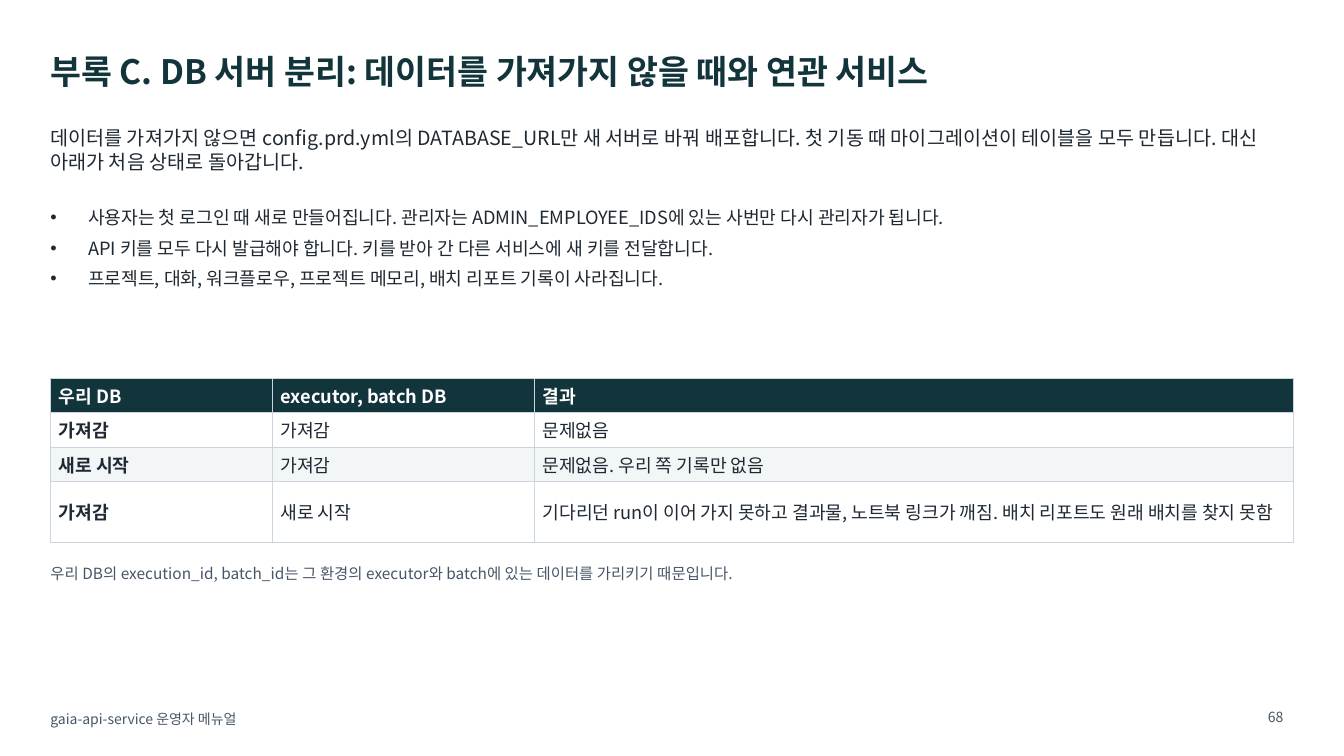
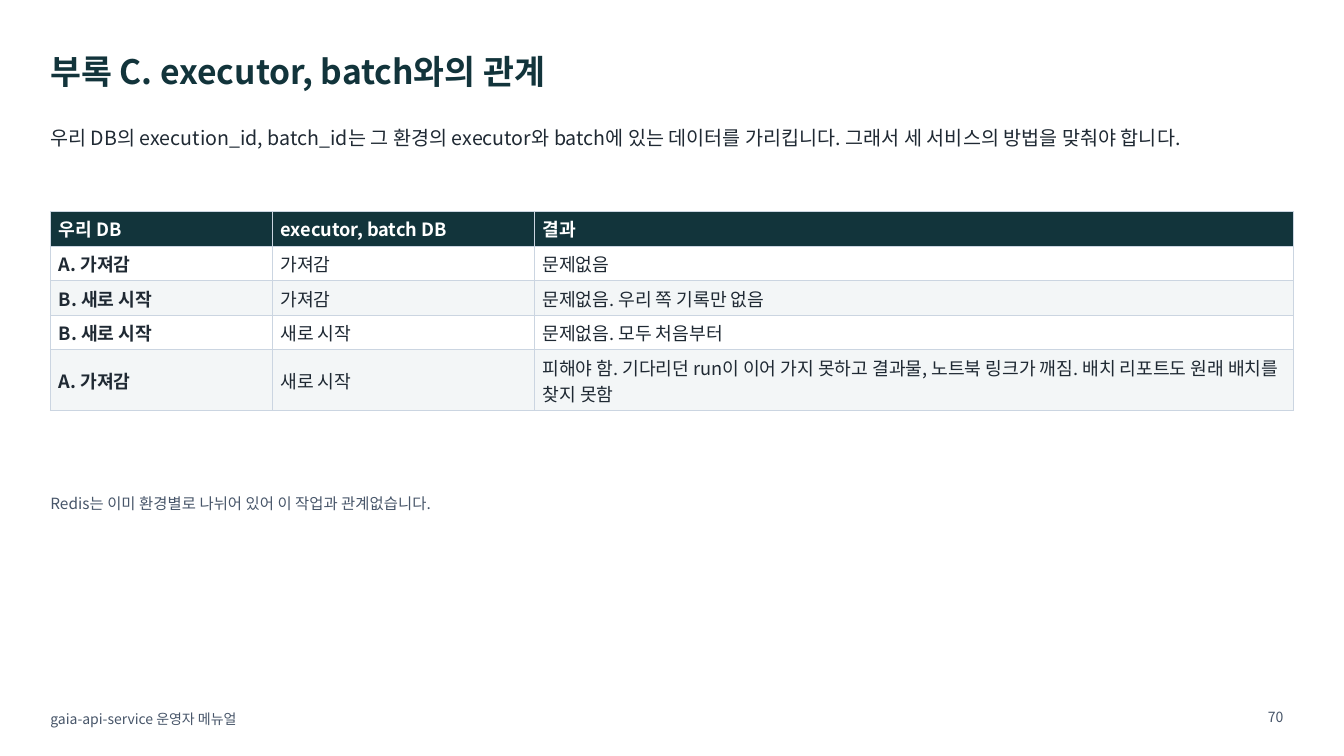
Before and after one commit to KimHwaJin/pr-agentic-service, a slide deck: slide 70 of docs/deliverables/08-operator-manual.pptx (slide 68 before the commit). Drawn at 1344x756 pixels with LibreOffice and Linux fonts; fonts in the diff are those of the drawing. Boxes give left, top, right and bottom in pixels: in the first picture for what was removed or moved away, otherwise in the second. Text is boxed around its words. In the diff, an @@ line names an element or a change of style, - is before the commit and + after.

```diff
--- a/docs/deliverables/08-operator-manual.pptx
+++ b/docs/deliverables/08-operator-manual.pptx
@@ title at (x1=50, y1=55, x2=545, y2=91): text changed @@
-부록 C. DB 서버 분리: 데이터를 가져가지 않을 때와 연관 서비스
+부록 C. executor, batch와의 관계
@@ text at (x1=50, y1=128, x2=1181, y2=149): text changed @@
-데이터를 가져가지 않으면 config.prd.yml의 DATABASE_URL만 새 서버로 바꿔 배포합니다. 첫 기동 때 마이그레이션이 테이블을 모두 만듭니다. 대신 아래가 처음 상태로 돌아갑니다.
+우리 DB의 execution_id, batch_id는 그 환경의 executor와 batch에 있는 데이터를 가리킵니다. 그래서 세 서비스의 방법을 맞춰야 합니다.
@@ text removed at (x1=88, y1=209, x2=944, y2=289) @@
-• 사용자는 첫 로그인 때 새로 만들어집니다. 관리자는 ADMIN_EMPLOYEE_IDS에 있는 사번만 다시 관리자가 됩니다.
-• API 키를 모두 다시 발급해야 합니다. 키를 받아 간 다른 서비스에 새 키를 전달합니다.
-• 프로젝트, 대화, 워크플로우, 프로젝트 메모리, 배치 리포트 기록이 사라집니다.
@@ table at (x1=50, y1=212, x2=1294, y2=407) @@
-row 2: 가져감 | 가져감 | 문제없음
-row 3: 새로 시작 | 가져감 | 문제없음. 우리 쪽 기록만 없음
-row 4: 가져감 | 새로 시작 | 기다리던 run이 이어 가지 못하고 결과물, 노트북 링크가 깨짐. 배치 리포트도 원래 배치를 찾지 못함
+row 2: A. 가져감 | 가져감 | 문제없음
+row 3: B. 새로 시작 | 가져감 | 문제없음. 우리 쪽 기록만 없음
+row 4: B. 새로 시작 | 새로 시작 | 문제없음. 모두 처음부터
+row 5: A. 가져감 | 새로 시작 | 피해야 함. 기다리던 run이 이어 가지 못하고 결과물, 노트북 링크가 깨짐. 배치 리포트도 원래 배치를 찾지 못함
@@ table resized from (x1=50, y1=378, x2=1294, y2=527) to (x1=50, y1=212, x2=1294, y2=407) @@
@@ text added at (x1=50, y1=496, x2=431, y2=510), 11 pt, text #475569 @@
+Redis는 이미 환경별로 나뉘어 있어 이 작업과 관계없습니다.
@@ text removed at (x1=50, y1=566, x2=733, y2=582) @@
-우리 DB의 execution_id, batch_id는 그 환경의 executor와 batch에 있는 데이터를 가리키기 때문입니다.
@@ page number at (x1=1268, y1=711, x2=1284, y2=722): text changed @@
-68
+70
```
Also in this commit, not shown: 5 other slides changed, 2 slides added, 2 other files.
